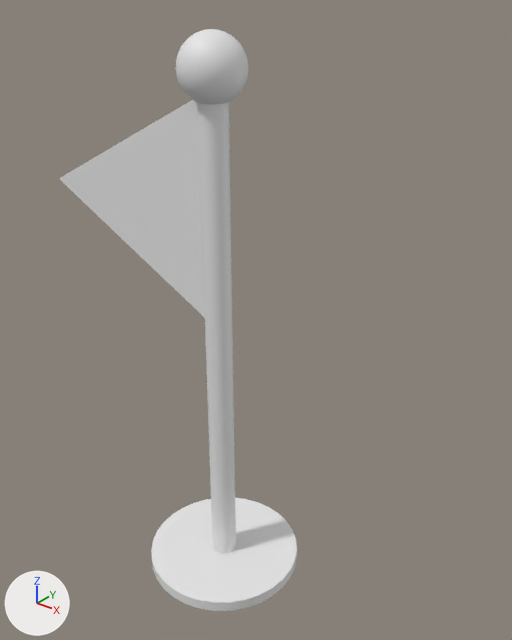
One commit to the OBJ model DirectXGame/Resources/goal/goal.obj: the scene before it, then after it.
Camera for both pictures: a 50 mm camera at (1.261, -1.4, 1.407) aimed at (0.072, 0.086, 0.486). Lighting does not change. The marker at lower left points along +X, +Y and +Z. The older version comes first. Where no turn or scale is listed for an object, it has been applied to the vertices.

Objects in the first picture: '球'.
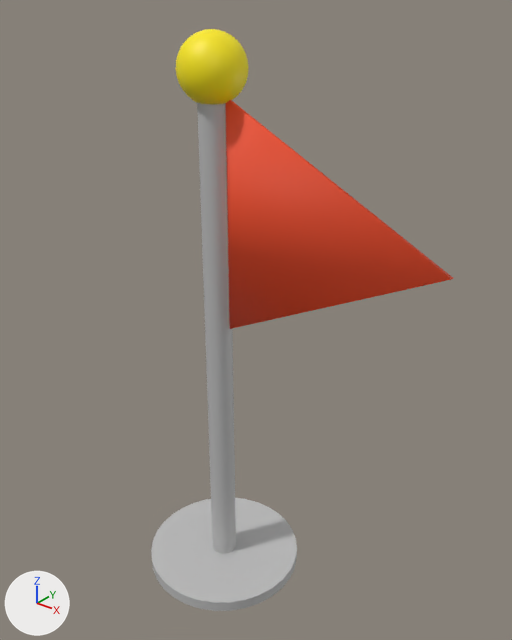
What the commit changed:
Picture 'goal.png' (img_goal_png) is new.
Material 'マテリアル' (mat_マテリアル) is new.
Its texture is img_goal_png.
me_球 is used by ob_球; location (0.0, 0.0, 0.0).
me_球 had 613 vertices, 1149 faces and spanned x -0.69..0.25, y -0.25..0.25, z -0.41..1.29.
me_球 now has 616 vertices, 1154 faces and spans x -0.25..0.69, y -0.25..0.25, z -0.41..1.29.
me_球 part 1: the loose piece of 3 vertices spanning x -0.69..-0.04, y 0.0, z 0.48..1.13 is deleted.
Part 2, on me_球:
224 faces are deleted.
6 vertices move within x -0.02..0.0, y -0.02..0.03, z 1.11..1.29.
6 vertices are added at (0.04, 0.0, 0.48), (0.04, 0.0, 1.13), (0.69, 0.0, 0.8), (0.04, 0.01, 0.48), (0.04, 0.01, 1.13), (0.69, 0.01, 0.8).
230 new faces join them.
Part 3, on me_球:
12 faces are deleted.
12 new faces join them.
me_球 part 4: 912 faces spanning x -0.25..0.25, y -0.25..0.25, z -0.41..1.29 switch from no material to mat_マテリアル (picture img_goal_png).

Location of each change, (x1, y1, x2, y2) in pixels of the pictures (512 x 640 px; the box of a moved part takes in the faces that stretch with it):
'球', reshaped (27% wider): before (59, 29, 297, 611); after (151, 29, 453, 611)
part 1 of me_球, deleted: before (59, 100, 205, 318)
part 2 of me_球, moved or reshaped: before (179, 29, 231, 104); after (179, 29, 453, 329)
part 3 of me_球, moved or reshaped: (157, 498, 285, 602) in both
part 4 of me_球, recoloured: (151, 29, 297, 611) in both
